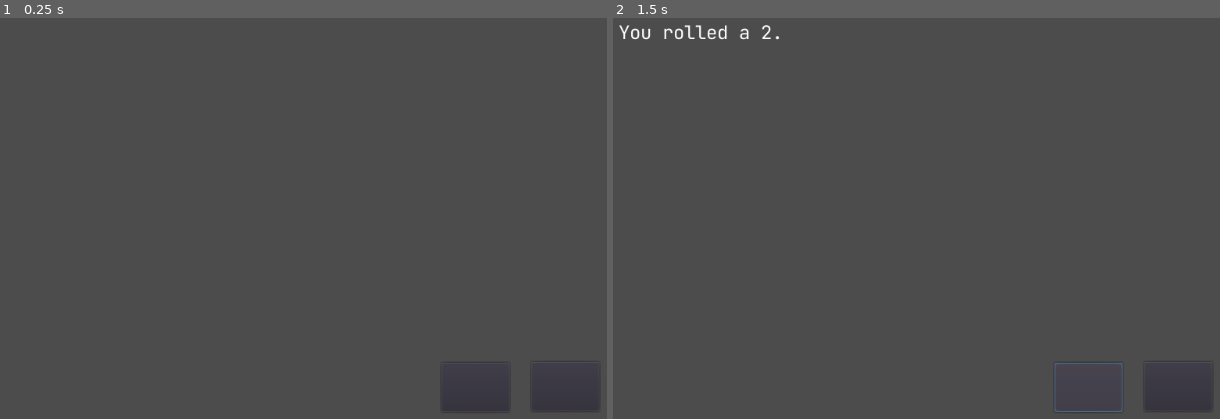
Above: before the commit, frames 1-2 (left to right).
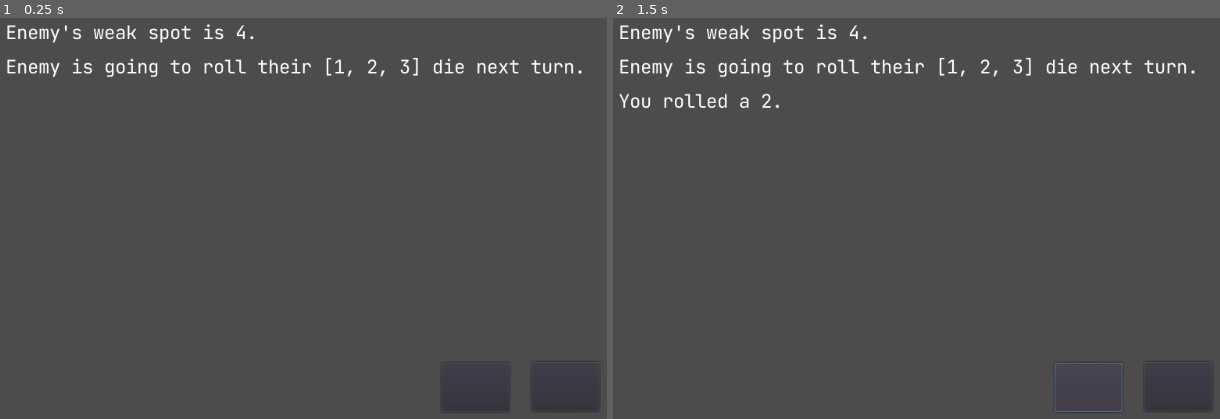
Above: after the commit, the same moments.

Repository: biggestcookie/Rolls-Required
Game: Godot game, scene res://Main.tscn
Two runs of this game, one before a commit and one after it. Both use one fixed random seed, a clock stepped at 60 frames per second and the inputs below.
Inputs (mouse positions are in pixels of both pictures, inside the frame that each line leads up to):
- Up to frame 1 (0.25 s): no input
- Up to frame 2 (1.5 s): click (1086, 386) at 0.52 s; click (1086, 386) at 1.27 s

The runs differ from the first frame. In frame 1, 1.6% of the frame differs, in the area x 1-96%, y 1-15%; in frame 2, 1.9%, in the area x 0-96%, y 1-23%.

Commit message:
oops

Diff:
--- a/Enemy.tscn
+++ b/Enemy.tscn
@@ -1,16 +1,12 @@
-[gd_scene load_steps=4 format=2]
+[gd_scene load_steps=3 format=2]
 
 [ext_resource path="res://Game/EnemyDie.tscn" type="PackedScene" id=1]
-[ext_resource path="res://Game/Die.gd" type="Script" id=2]
 [ext_resource path="res://Game/Enemy.gd" type="Script" id=3]
 
 [node name="Enemy" type="Node"]
 script = ExtResource( 3 )
 
-[node name="Die" type="Node" parent="." instance=ExtResource( 1 )]
-script = ExtResource( 2 )
-sides = [ 1, 2, 3 ]
+[node name="Die" parent="." instance=ExtResource( 1 )]
 
-[node name="Die2" type="Node" parent="." instance=ExtResource( 1 )]
-script = ExtResource( 2 )
+[node name="Die2" parent="." instance=ExtResource( 1 )]
 sides = [ 4, 5, 6 ]
--- a/Game/Die.gd
+++ b/Game/Die.gd
@@ -12,7 +12,7 @@
 func _ready():
 	reset()
 	enemy = get_node("/root/Main/Enemy")
-	connect("player_rolled", enemy, "_damage_calc")
+	connect("player_rolled", enemy, "_start_turn")
 	rules = get_node("/root/Main/Rules")
 
 func roll():
--- a/Main.tscn
+++ b/Main.tscn
@@ -1,11 +1,12 @@
-[gd_scene load_steps=7 format=2]
+[gd_scene load_steps=8 format=2]
 
 [ext_resource path="res://Game/Die.tscn" type="PackedScene" id=1]
 [ext_resource path="res://Game/Player.tscn" type="PackedScene" id=2]
+[ext_resource path="res://Game/Enemy.tscn" type="PackedScene" id=3]
+[ext_resource path="res://Game/EnemyDie.tscn" type="PackedScene" id=4]
 [ext_resource path="res://Screen/TextLog/TextLog.tscn" type="PackedScene" id=5]
 [ext_resource path="res://Game/Rules.gd" type="Script" id=6]
 [ext_resource path="res://Main.gd" type="Script" id=7]
-[ext_resource path="res://GameController.gd" type="Script" id=8]
 
 [node name="Main" type="Node2D"]
 script = ExtResource( 7 )
@@ -36,7 +37,11 @@
 [node name="Rules" type="Node" parent="."]
 script = ExtResource( 6 )
 
-[node name="GameController" type="Node" parent="."]
-script = ExtResource( 8 )
+[node name="Enemy" parent="." instance=ExtResource( 3 )]
+
+[node name="Die" parent="Enemy" instance=ExtResource( 4 )]
+
+[node name="Die2" parent="Enemy" instance=ExtResource( 4 )]
+sides = [ 2, 3, 4 ]
 
 [editable path="Player/Die"]
